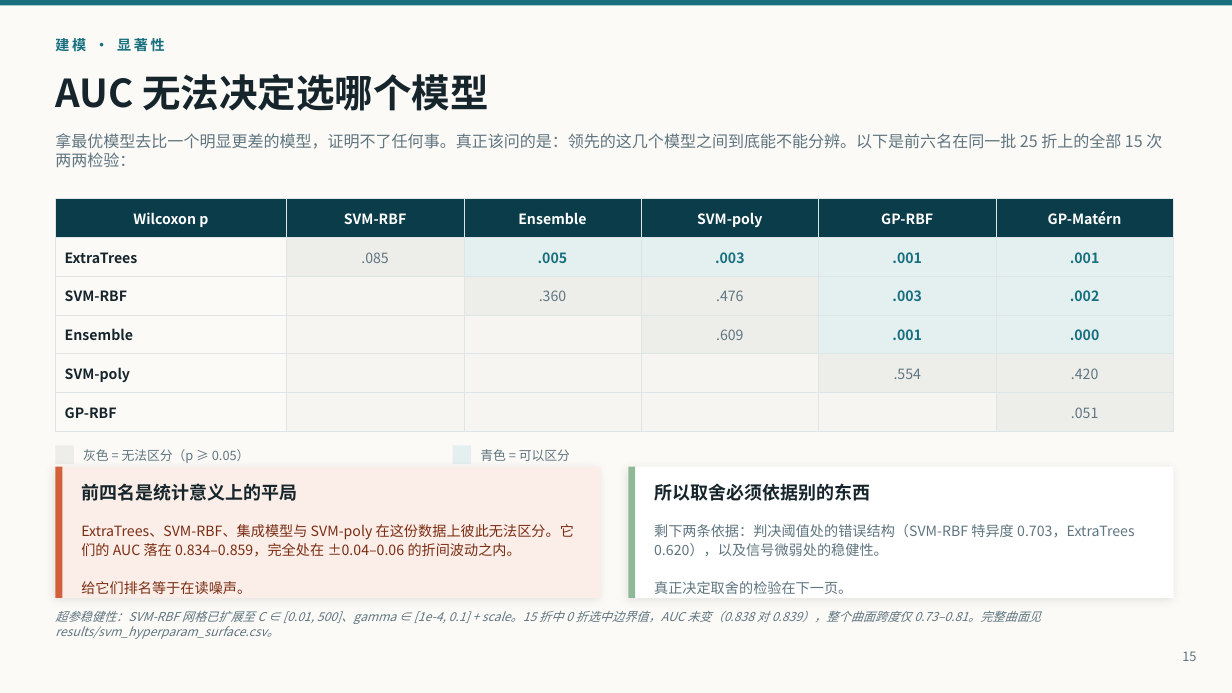
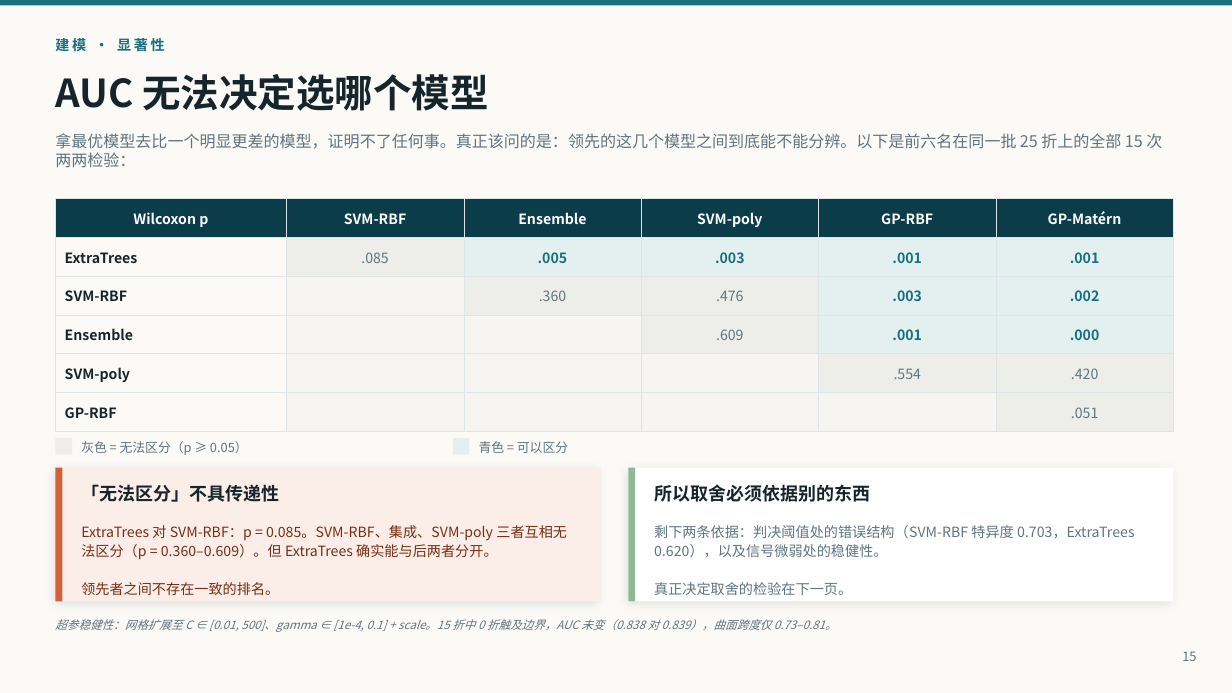
Before and after one commit to pengsihua2023/Christina-machine-learning-project, a slide deck: slide 15 of slides/Influenza_Microbiome_ML_Overview_ZH.pptx. Drawn at 1232x693 pixels with LibreOffice and Linux fonts; fonts in the diff are those of the drawing. Boxes give left, top, right and bottom in pixels: in the first picture for what was removed or moved away, otherwise in the second. Text is boxed around its words. In the diff, an @@ line names an element or a change of style, - is before the commit and + after.

```diff
--- a/slides/Influenza_Microbiome_ML_Overview_ZH.pptx
+++ b/slides/Influenza_Microbiome_ML_Overview_ZH.pptx
@@ rectangle: place and size @@
-rectangle at box(55, 445, 74, 464)
+rectangle at box(55, 438, 72, 455)
@@ text "灰色 = 无法区分（p ≥ 0.05）": place and size @@
-text "灰色 = 无法区分（p ≥ 0.05）" at box(83, 449, 250, 463)
+text "灰色 = 无法区分（p ≥ 0.05）" at box(81, 441, 248, 455)
@@ rectangle: place and size @@
-rectangle at box(453, 445, 471, 464)
+rectangle at box(453, 438, 470, 455)
@@ text "青色 = 可以区分": place and size @@
-text "青色 = 可以区分" at box(480, 449, 570, 461)
+text "青色 = 可以区分" at box(479, 441, 568, 453)
@@ 4 rectangles: place and size @@
-4 rectangles at box(55, 467, 1174, 598)
+4 rectangles at box(55, 468, 1174, 602)
@@ text at box(81, 484, 279, 502): text changed @@
-前四名是统计意义上的平局
+「无法区分」不具传递性
@@ text at box(81, 525, 567, 595): text changed @@
-ExtraTrees、SVM-RBF、集成模型与 SVM-poly 在这份数据上彼此无法区分。它们的 AUC 落在 0.834–0.859，完全处在 ±0.04–0.06 的折间波动之内。
-给它们排名等于在读噪声。
+ExtraTrees 对 SVM-RBF：p = 0.085。SVM-RBF、集成、SVM-poly 三者互相无法区分（p = 0.360–0.609）。但 ExtraTrees 确实能与后两者分开。
+领先者之间不存在一致的排名。
@@ text at box(55, 619, 837, 632): text changed; size 9.5 to 9 pt @@
-超参稳健性：SVM-RBF 网格已扩展至 C ∈ [0.01, 500]、gamma ∈ [1e-4, 0.1] + scale。15 折中 0 折选中边界值，AUC 未变（0.838 对 0.839），整个曲面跨度仅 0.73–0.81。完整曲面见 results/svm_hyperparam_surface.csv。
+超参稳健性：网格扩展至 C ∈ [0.01, 500]、gamma ∈ [1e-4, 0.1] + scale。15 折中 0 折触及边界，AUC 未变（0.838 对 0.839），曲面跨度仅 0.73–0.81。
```
Also in this commit, not shown: 1 other slide changed, 6 other files.
